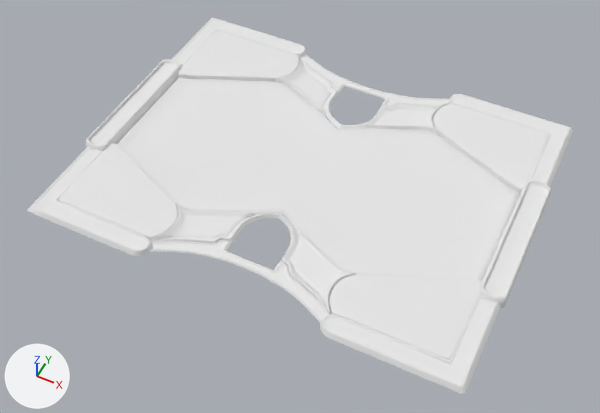
The OBJ model Art Folder/vertical slice PART 1/3D/Final/Models/3D_Speelbord KLAAR.obj: old version first, new version second.
Rendered twice from a camera (50 mm lens) standing at (7.7, -16.23, 18.19) and looking at (0.08, -1.0, -0.85). The axes (+X, +Y, +Z) are drawn at lower left. The lights are the same throughout. Where no turn or scale is listed for an object, it has been applied to the vertices. Vertices at the same position are counted once.

Objects in the first picture: '3D_Speelbord KLAAR'.
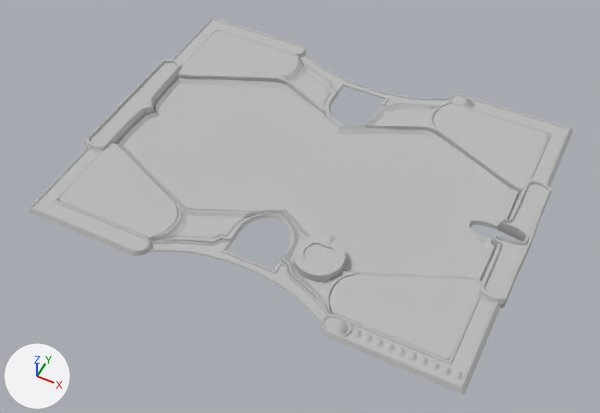
Commit message: veel updates voor speelbord

Changed parts and their boxes (x1, y1, x2, y2) in the pictures (600 x 413 px):
'3D_Speelbord KLAAR', recoloured, reshaped (white to grey)
    both: (27, 17, 573, 394)
part 1 of me_3d_speelbord_klaar, built on
    both: (401, 181, 541, 281)
part 2 of me_3d_speelbord_klaar, built on
    before: (218, 178, 398, 363)
    after: (218, 178, 463, 380)
part 3 of me_3d_speelbord_klaar, built on
    before: (109, 77, 188, 150)
    after: (107, 77, 188, 150)
part 4 of me_3d_speelbord_klaar, built on
    both: (457, 94, 512, 121)
part 5 of me_3d_speelbord_klaar, recoloured (white to grey)
    both: (123, 79, 518, 280)

The edits, one by one:
Material 'initialShadingGroup' (mat_initialshadinggroup) changes colour from white #e7e7e7 to grey #bcbcbc; in linear values from (0.8, 0.8, 0.8) to (0.5, 0.5, 0.5).
me_3d_speelbord_klaar is used by ob_3d_speelbord_klaar; location (0.0, 0.0, 0.0).
me_3d_speelbord_klaar had 2863 vertices, 2512 faces and spanned x -6.84..6.84, y -5.32..5.32, z -0.23..0.11.
me_3d_speelbord_klaar now has 3495 vertices, 3082 faces and spans x -6.84..6.87, y -5.32..5.32, z -0.26..0.21.
me_3d_speelbord_klaar part 1: 6 vertices moved from x 5.86..6.05, y -1.23..1.23, z -0.23..-0.11 to x 5.89..6.03, y -1.23..1.23, z -0.23..-0.11; 17 vertices removed from x 4.73..6.84, y 0.0, z -0.23..0.11; 309 vertices added at x 4.71..6.87, y -0.75..0.75, z -0.26..0.14.
me_3d_speelbord_klaar part 2: 15 vertices moved from x -0.86..0.86, y -2.47..-1.75, z -0.23..-0.11 to x -0.86..0.86, y -2.5..-1.79, z -0.23..-0.11; 10 vertices removed from x 3.42..3.43, y -5.32..-4.57, z -0.15..0.0; 250 vertices added at x 1.04..6.58, y -5.32..-2.33, z -0.2..0.21.
me_3d_speelbord_klaar part 3: 2 vertices moved from x -5.96, y -1.85..1.85, z -0.11 to x -5.95, y -1.81..1.81, z -0.11; 9 vertices removed from x -6.17..-5.86, y 0.0, z -0.23..0.11; 69 vertices added at x -6.84..-5.46, y -0.47..0.47, z -0.23..0.11.
me_3d_speelbord_klaar part 4: 10 vertices removed from x 3.42..3.43, y 4.57..5.32, z -0.15..0.0; 50 vertices added at x 3.21..3.57, y 4.57..5.32, z -0.15..0.0.
me_3d_speelbord_klaar part 5: 188 faces spanning x -6.05..6.05, y -3.22..3.22, z -0.23..-0.11 switch from mat_initialshadinggroup_texturedfacets (white #e7e7e7) to mat_initialshadinggroup (grey #bcbcbc).
me_3d_speelbord_klaar part 6: the surface is now shaded flat.
